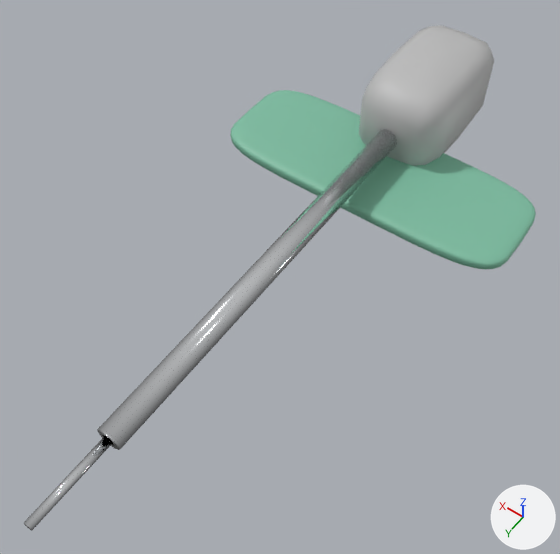
Two versions of the glTF model assets/models/tools/iv_catheter.glb, one commit apart.
Both versions are drawn from a 50 mm lens placed at (-0.0315, 0.0771, 0.0655), pointed at (-0.0006, 0.0338, -0.0026). The axes (+X, +Y, +Z) are drawn at lower right. The lights are the same throughout. The older version comes first.

The first picture shows 'Hub', 'Needle', 'Wings'.
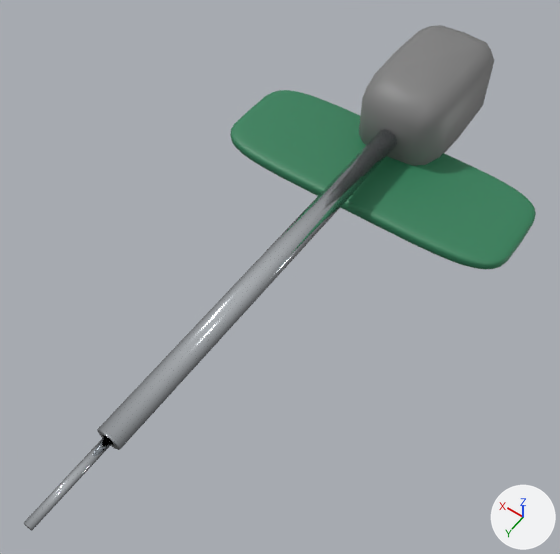
Changed parts and their boxes [x1, y1, x2, y2] in the pictures (560 x 554 px):
'Wings', recoloured (darker)
    both: [230, 90, 536, 269]
'Hub', recoloured (darker)
    both: [359, 25, 494, 166]

What changed in the scene script:
```text
Change mat_tint:
    mat_tint.base_color: (0.498, 0.498, 0.498) -> (0.216, 0.216, 0.216)  # grey #bbbbbb -> grey #808080
Change mat_green_plastic:
    mat_green_plastic.base_color: (0.2, 0.498, 0.349) -> (0.0314, 0.216, 0.102)  # green #7cbb9f -> green #32805a
```
